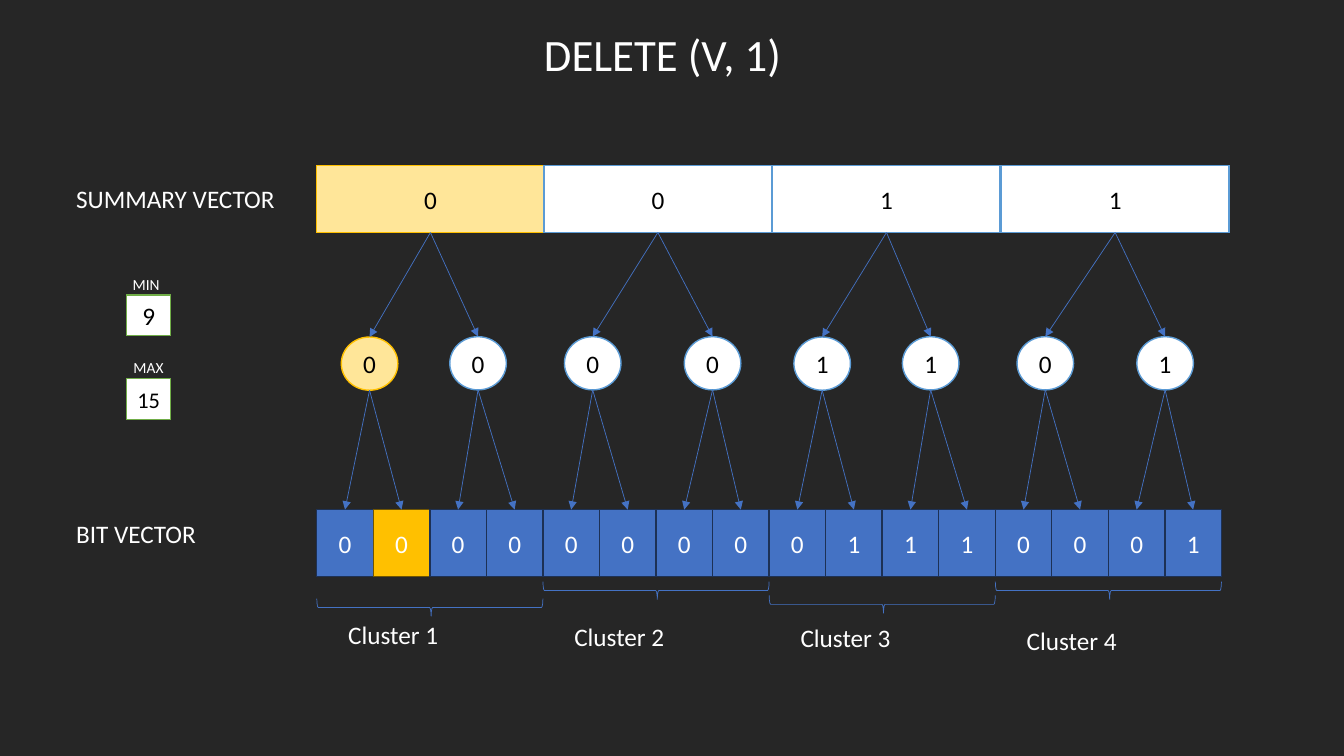
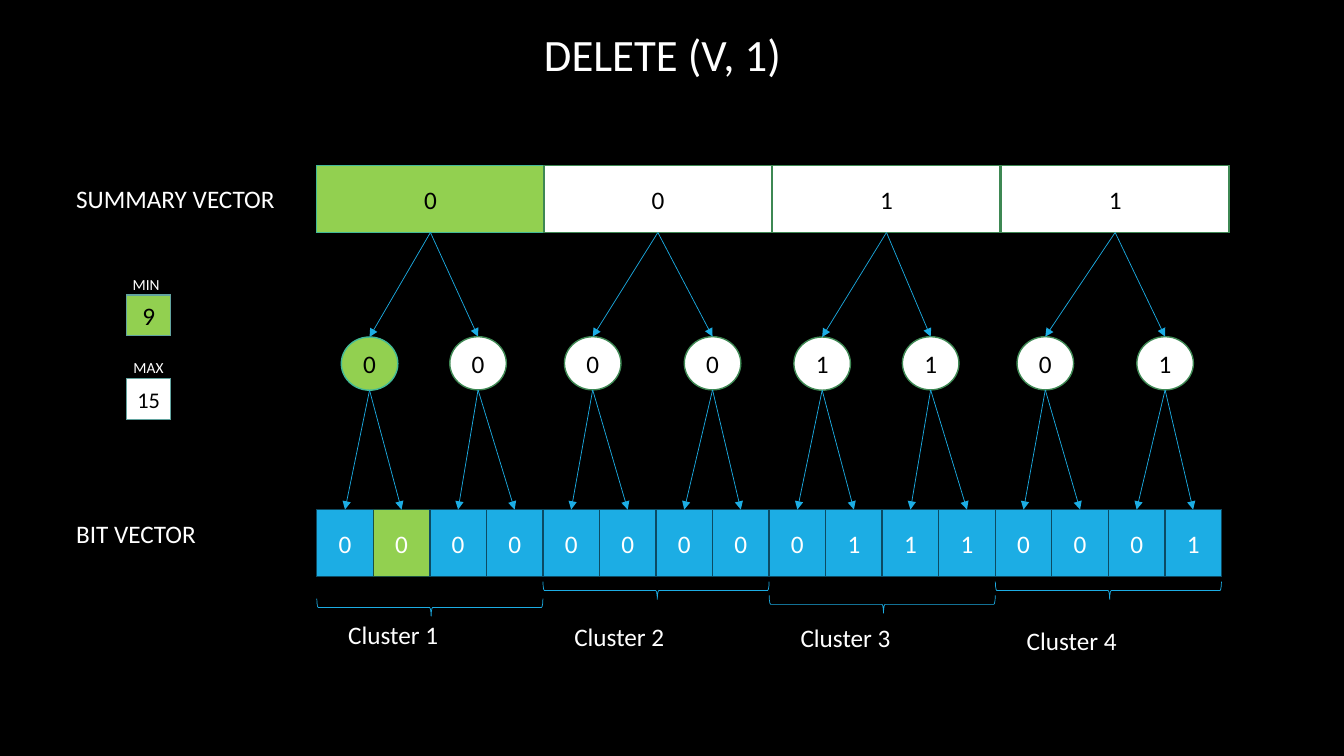
Before and after one commit to drdholu/van-Emde-Boas, a slide deck: slide 7 of vEB Allocation Framework.pptx. Drawn at 1344x756 pixels with LibreOffice and Linux fonts; fonts in the diff are those of the drawing. Boxes give left, top, right and bottom in pixels: in the first picture for what was removed or moved away, otherwise in the second. Text is boxed around its words. In the diff, an @@ line names an element or a change of style, - is before the commit and + after.

```diff
--- a/vEB Allocation Framework.pptx
+++ b/vEB Allocation Framework.pptx
@@ background #262626 to #000000 @@
@@ rectangle "0" at (x1=317, y1=165, x2=544, y2=232): fill #FFE699 to #92D050; outline #FFC000 1 pt to #42BA97 1 pt @@
@@ arrow (431, 233) - (370, 337): stroke #4472C4 0.5 pt to #1CADE4 0.5 pt @@
@@ arrow (431, 233) - (478, 337): stroke #4472C4 0.5 pt to #1CADE4 0.5 pt @@
@@ arrow (658, 233) - (593, 337): stroke #4472C4 0.5 pt to #1CADE4 0.5 pt @@
@@ arrow (658, 233) - (713, 337): stroke #4472C4 0.5 pt to #1CADE4 0.5 pt @@
@@ arrow (886, 233) - (823, 337): stroke #4472C4 0.5 pt to #1CADE4 0.5 pt @@
@@ arrow (886, 233) - (931, 337): stroke #4472C4 0.5 pt to #1CADE4 0.5 pt @@
@@ arrow (1115, 233) - (1046, 337): stroke #4472C4 0.5 pt to #1CADE4 0.5 pt @@
@@ arrow (1115, 233) - (1166, 337): stroke #4472C4 0.5 pt to #1CADE4 0.5 pt @@
@@ rectangle "9" at (x1=127, y1=295, x2=171, y2=336): fill #FFFFFF to #92D050; outline #70AD47 1 pt to #62A39F 1 pt @@
@@ ellipse "0" at (x1=342, y1=337, x2=398, y2=390): fill #FFE699 to #92D050; outline #FFC000 1 pt to #42BA97 1 pt @@
@@ outline #5B9BD5 1 pt to #3E8853 1 pt in 10 elements at (x1=544, y1=165, x2=772, y2=232), (x1=773, y1=165, x2=1001, y2=232), (x1=1001, y1=165, x2=1229, y2=232), (x1=450, y1=337, x2=506, y2=390), (x1=565, y1=337, x2=621, y2=390), (x1=685, y1=337, x2=741, y2=390), (x1=795, y1=337, x2=851, y2=390), (x1=902, y1=337, x2=959, y2=390), (x1=1017, y1=337, x2=1074, y2=390), (x1=1137, y1=337, x2=1194, y2=390) @@
@@ rectangle "15" at (x1=127, y1=379, x2=171, y2=419): outline #70AD47 1 pt to #62A39F 1 pt @@
@@ arrow (370, 390) - (345, 510): stroke #4472C4 0.5 pt to #1CADE4 0.5 pt @@
@@ arrow (370, 390) - (401, 510): stroke #4472C4 0.5 pt to #1CADE4 0.5 pt @@
@@ arrow (478, 390) - (458, 510): stroke #4472C4 0.5 pt to #1CADE4 0.5 pt @@
@@ arrow (478, 390) - (515, 510): stroke #4472C4 0.5 pt to #1CADE4 0.5 pt @@
@@ arrow (593, 390) - (572, 510): stroke #4472C4 0.5 pt to #1CADE4 0.5 pt @@
@@ arrow (593, 390) - (628, 510): stroke #4472C4 0.5 pt to #1CADE4 0.5 pt @@
@@ arrow (713, 390) - (685, 510): stroke #4472C4 0.5 pt to #1CADE4 0.5 pt @@
@@ arrow (713, 390) - (741, 510): stroke #4472C4 0.5 pt to #1CADE4 0.5 pt @@
@@ arrow (823, 390) - (798, 510): stroke #4472C4 0.5 pt to #1CADE4 0.5 pt @@
@@ arrow (823, 390) - (854, 510): stroke #4472C4 0.5 pt to #1CADE4 0.5 pt @@
@@ arrow (931, 390) - (910, 510): stroke #4472C4 0.5 pt to #1CADE4 0.5 pt @@
@@ arrow (931, 390) - (967, 510): stroke #4472C4 0.5 pt to #1CADE4 0.5 pt @@
@@ arrow (1046, 390) - (1023, 510): stroke #4472C4 0.5 pt to #1CADE4 0.5 pt @@
@@ arrow (1046, 390) - (1081, 510): stroke #4472C4 0.5 pt to #1CADE4 0.5 pt @@
@@ arrow (1166, 390) - (1137, 510): stroke #4472C4 0.5 pt to #1CADE4 0.5 pt @@
@@ arrow (1166, 390) - (1194, 510): stroke #4472C4 0.5 pt to #1CADE4 0.5 pt @@
@@ rectangle "0" at (x1=373, y1=510, x2=430, y2=577): fill #FFC000 to #92D050; outline #705400 1 pt to #1D5242 1 pt @@
@@ fill #4472C4 to #1CADE4; outline #1E3256 1 pt to #0C4C64 1 pt in 15 elements at (x1=317, y1=510, x2=373, y2=577), (x1=430, y1=510, x2=486, y2=577), (x1=487, y1=510, x2=543, y2=577), (x1=543, y1=510, x2=600, y2=577), (x1=600, y1=510, x2=656, y2=577), (x1=656, y1=510, x2=713, y2=577), (x1=713, y1=510, x2=769, y2=577), (x1=769, y1=510, x2=826, y2=577), (x1=826, y1=510, x2=882, y2=577), (x1=882, y1=510, x2=939, y2=577), (x1=939, y1=510, x2=995, y2=577), (x1=995, y1=510, x2=1052, y2=577), (x1=1052, y1=510, x2=1108, y2=577), (x1=1109, y1=510, x2=1166, y2=577), (x1=1166, y1=510, x2=1222, y2=577) @@
@@ outline #4472C4 0.5 pt to #1CADE4 0.5 pt in 4 elements at (x1=318, y1=599, x2=543, y2=617), (x1=543, y1=582, x2=769, y2=600), (x1=769, y1=595, x2=995, y2=613), (x1=996, y1=582, x2=1222, y2=600) @@
```
Also in this commit, not shown: 8 other slides changed, 6 slides added, 5 other files.
